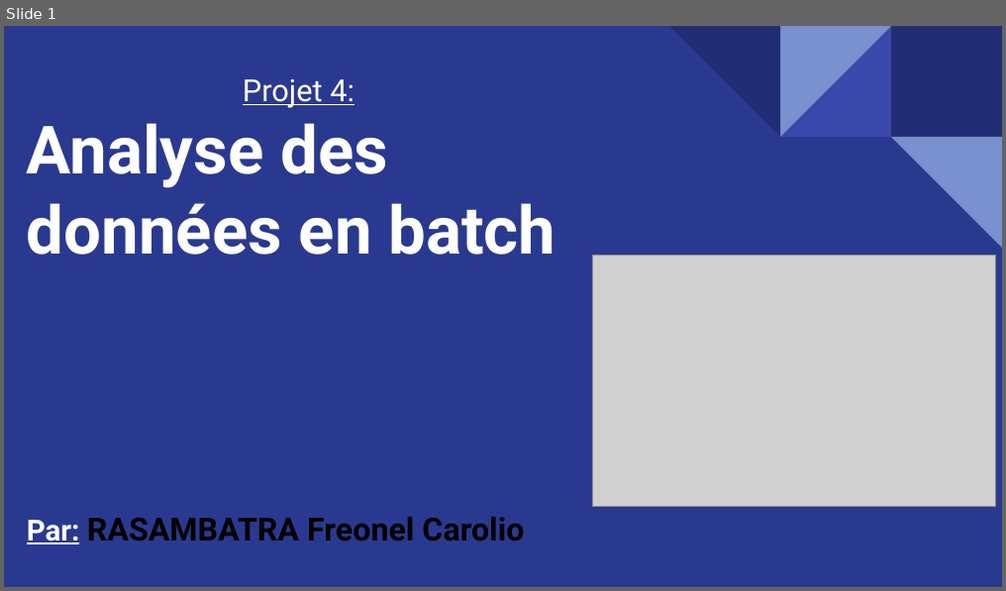
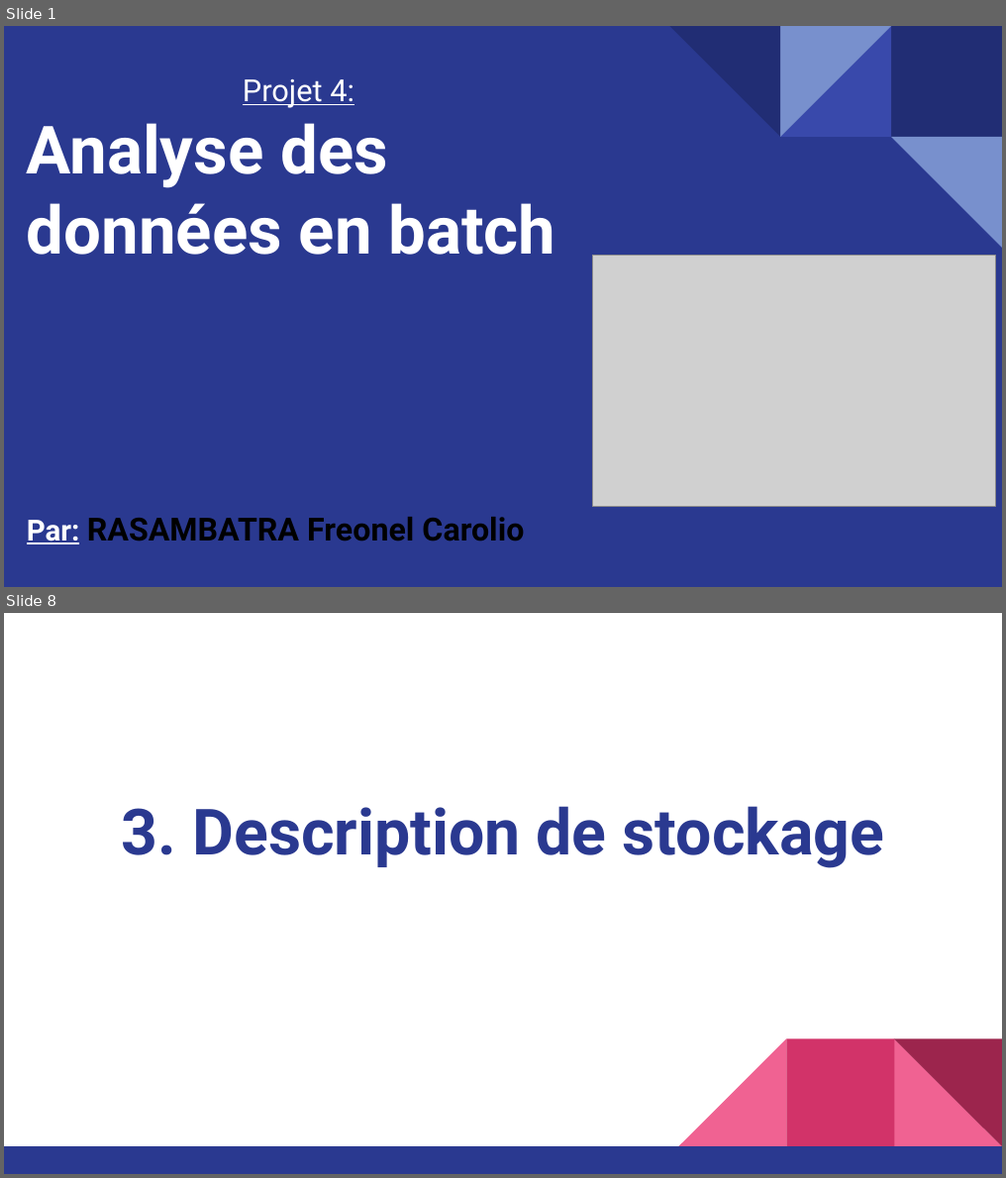
Before and after one commit to carolio7/batch_processing_wikimedia, a slide deck: presentation/presentation_projet4_v02.pptx. Shown one above the other, each under a label of ours: slide 1 before the commit, slides 1 and 8 after it; the slides between them are not shown. The pictures are 1006x591 and 1006x1178 pixels, drawn with LibreOffice and Linux fonts; fonts in the diff are those of the drawing; grey boxes stand for pictures. Boxes give left, top, right and bottom in pixels: in the first picture for what was removed or moved away, otherwise in the second. Text is boxed around its words. In the diff, an @@ line names an element or a change of style, - is before the commit and + after.

```diff
--- a/presentation/presentation_projet4_v02.pptx
+++ b/presentation/presentation_projet4_v02.pptx
@@ slide 8 added at (4,613,1002,1174), background #FFFFFF @@
@@ title added at (122,806,884,868), 46 pt, text #2A3990, bold @@
+3. Description de stockage
@@ group added at (4,1039,1002,1174): 3 right triangles, 2 rectangles @@
```
Also in this commit, not shown: 17 slides changed, 6 other slides added, 4 slides removed, 1 other file.
